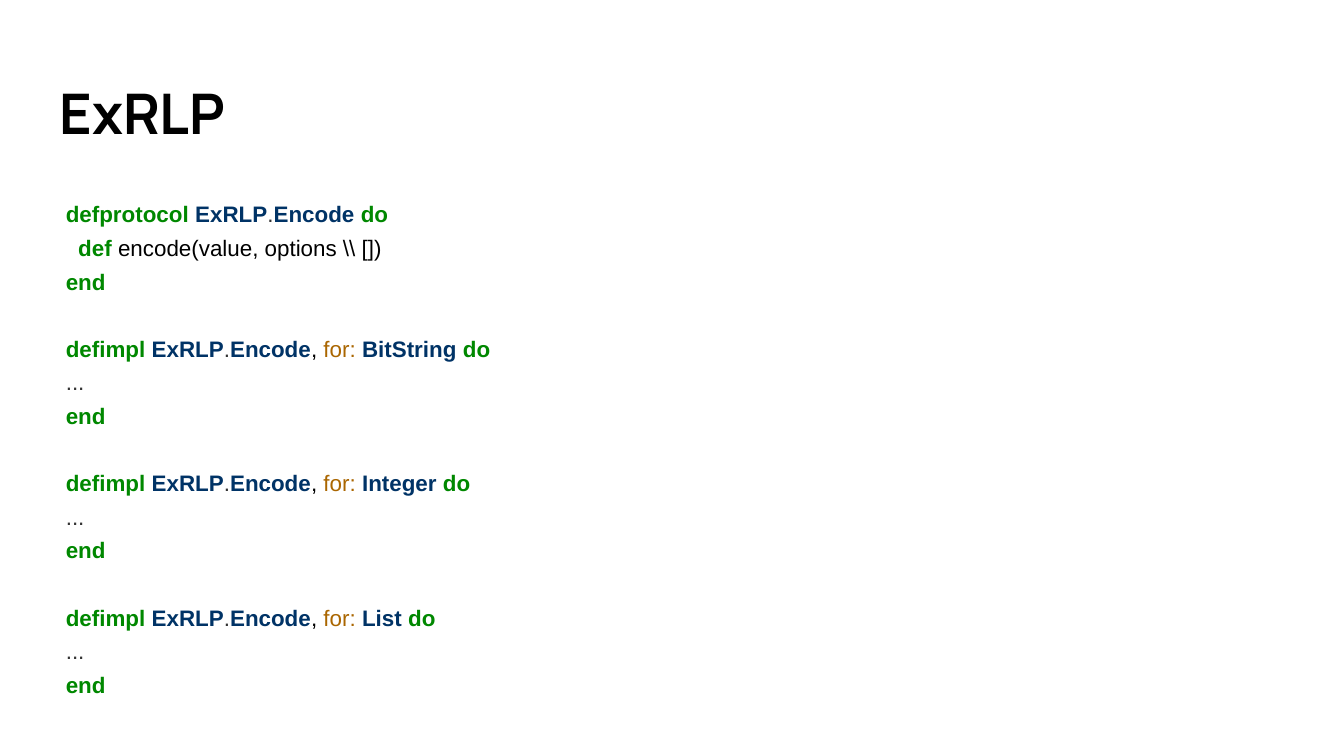
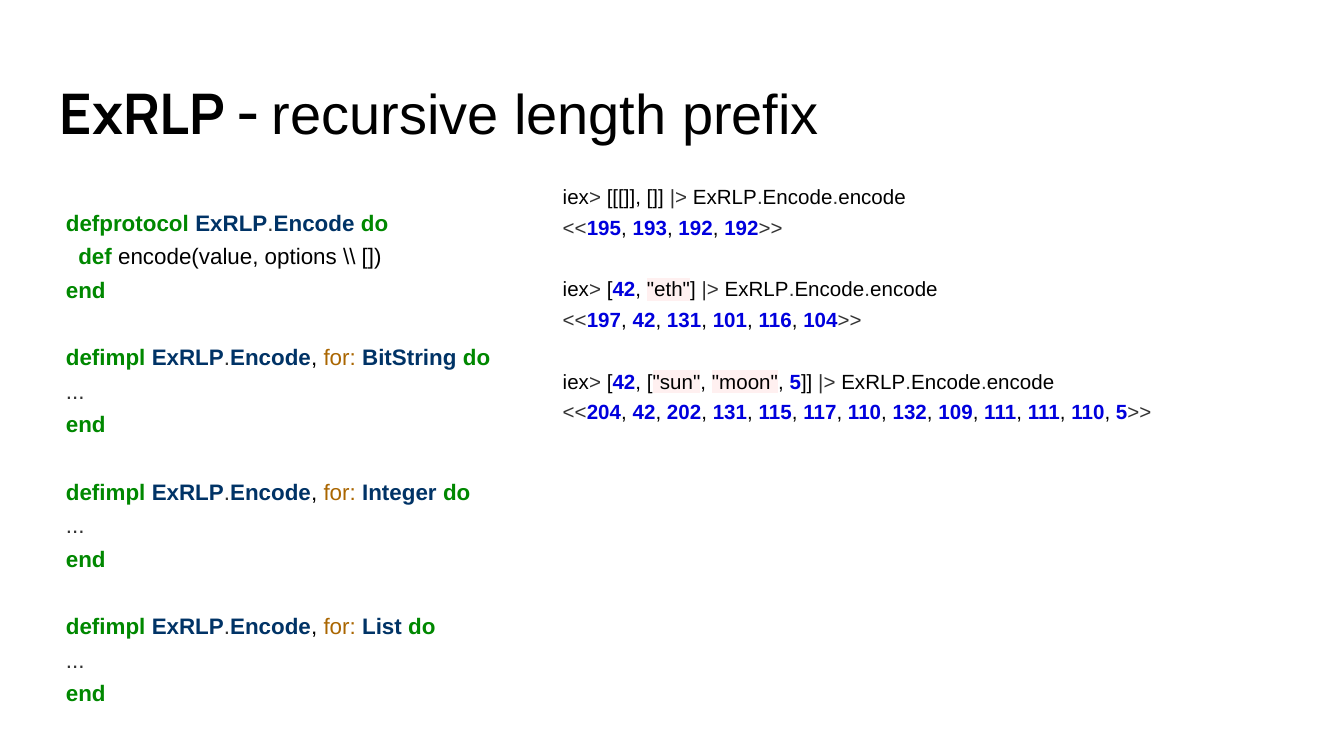
Before and after one commit to ayrat555/talks, a slide deck: slide 15 of mana/Mana.pptx. Drawn at 1344x756 pixels with LibreOffice and Linux fonts; fonts in the diff are those of the drawing. Boxes give left, top, right and bottom in pixels: in the first picture for what was removed or moved away, otherwise in the second. Text is boxed around its words. In the diff, an @@ line names an element or a change of style, - is before the commit and + after.

```diff
--- a/mana/Mana.pptx
+++ b/mana/Mana.pptx
@@ title at bbox=[59, 93, 819, 144]: text changed; font Manrope to Arial; bold off @@
-ExRLP
+ExRLP - recursive length prefix
@@ text "defprotocol ExRLP.Encode do def encode(value, ...": place and size @@
-text "defprotocol ExRLP.Encode do def encode(value, ..." at bbox=[66, 205, 490, 694]
+text "defprotocol ExRLP.Encode do def encode(value, ..." at bbox=[66, 214, 490, 702]
@@ text added at bbox=[563, 189, 1151, 422], 11 pt, text #000000 @@
+iex> [[[]], []] |> ExRLP.Encode.encode
+<<195, 193, 192, 192>>
+iex> [42, "eth"] |> ExRLP.Encode.encode
+<<197, 42, 131, 101, 116, 104>>
+iex> [42, ["sun", "moon", 5]] |> ExRLP.Encode.encode
+<<204, 42, 202, 131, 115, 117, 110, 132, 109, 111, 111, 110, 5>>
```
Also in this commit, not shown: 8 other slides changed, 16 slides added, 4 slides removed, 2 other files.
